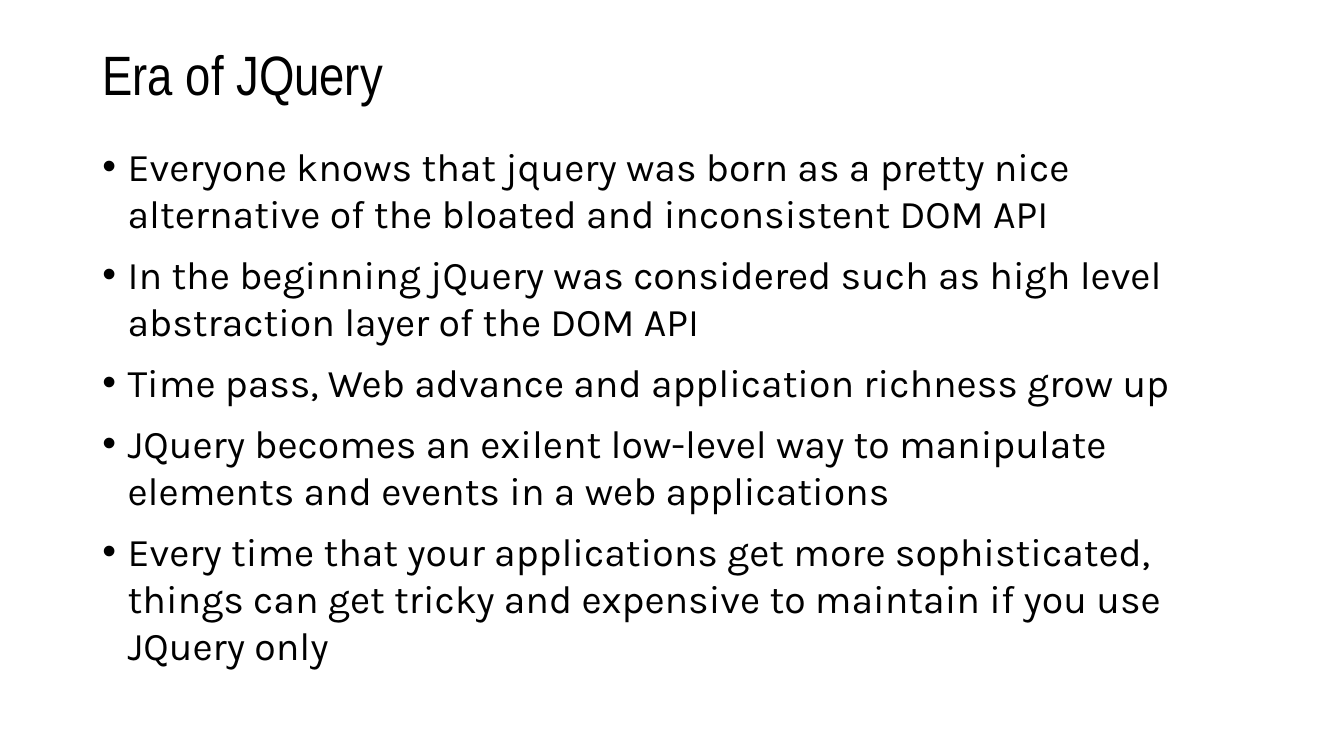
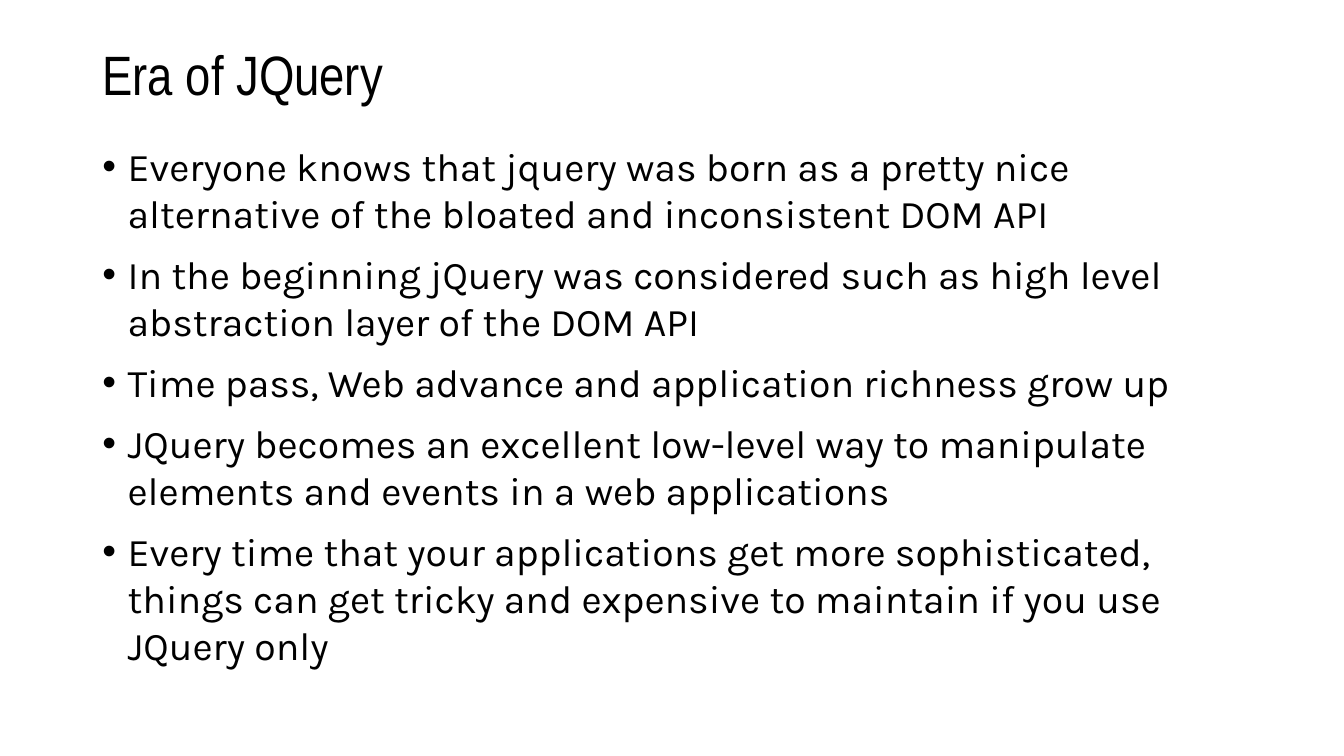
Before and after one commit to vba/presentations, a slide deck: slide 2 of knockout.js/knockout.js.pptx. Drawn at 1344x756 pixels with LibreOffice and Linux fonts; fonts in the diff are those of the drawing. Boxes give left, top, right and bottom in pixels: in the first picture for what was removed or moved away, otherwise in the second. Text is boxed around its words. In the diff, an @@ line names an element or a change of style, - is before the commit and + after.

Commit message:
[Require.js] Modifing after presentation

```diff
--- a/knockout.js/knockout.js.pptx
+++ b/knockout.js/knockout.js.pptx
@@ text at box(128, 431, 1146, 515): text changed @@
-• JQuery becomes an exilent low-level way to manipulate elements and events in a web applications
+• JQuery becomes an excellent low-level way to manipulate elements and events in a web applications
```
Also in this commit, not shown: 7 other files.
